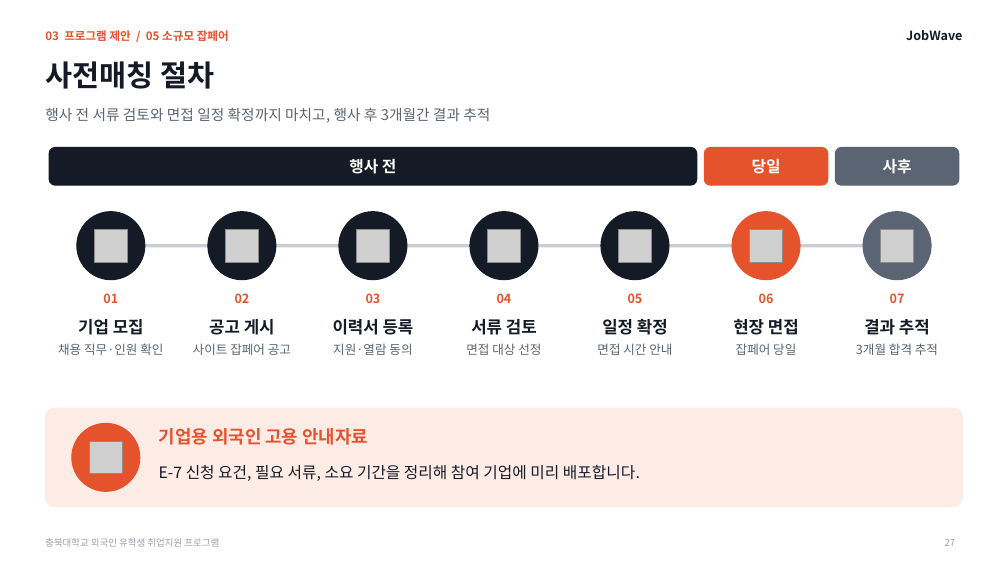
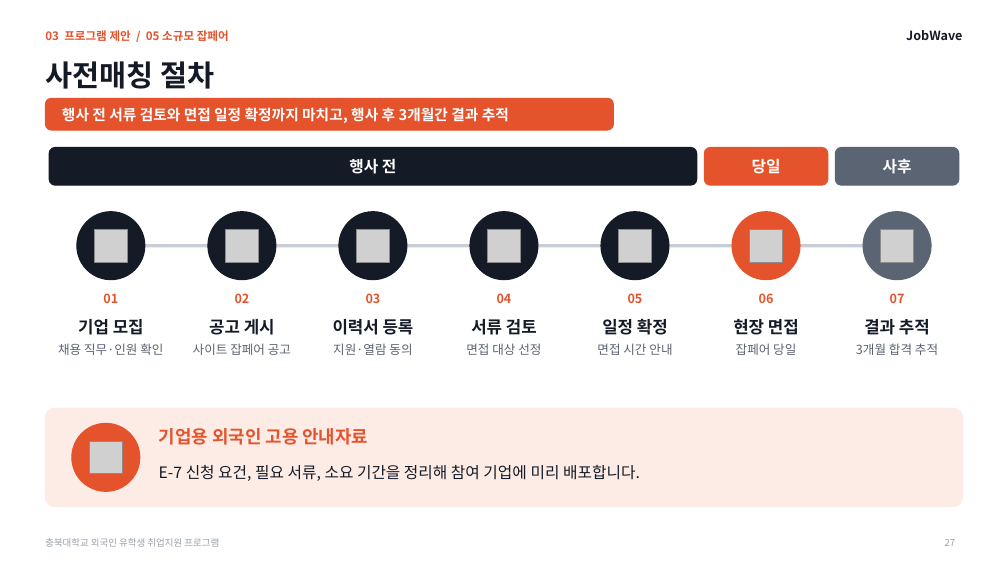
Before and after one commit to job-wave/Codex, a slide deck: slide 27 of output/jobwave-cbnu-proposal/JobWave_proposal_visual.pptx. Drawn at 1008x567 pixels with LibreOffice and Linux fonts; fonts in the diff are those of the drawing; grey boxes stand for pictures. Boxes give left, top, right and bottom in pixels: in the first picture for what was removed or moved away, otherwise in the second. Text is boxed around its words. In the diff, an @@ line names an element or a change of style, - is before the commit and + after.

```diff
--- a/output/jobwave-cbnu-proposal/JobWave_proposal_visual.pptx
+++ b/output/jobwave-cbnu-proposal/JobWave_proposal_visual.pptx
@@ rounded rectangle added at (45, 98, 613, 130), fill #E5532D, outline #E5532D 1 pt @@
@@ text "행사 전 서류 검토와 면접 ...": place and size @@
-text "행사 전 서류 검토와 면접 ..." at (45, 108, 490, 123)
+text "행사 전 서류 검토와 면접 ..." at (62, 107, 509, 123)
@@ text "행사 전 서류 검토와 면접 ..." at (62, 107, 509, 123): text colour #5B6472 to #FFFFFF, bold on @@
```
Also in this commit, not shown: 26 other slides changed, 1 other file.
